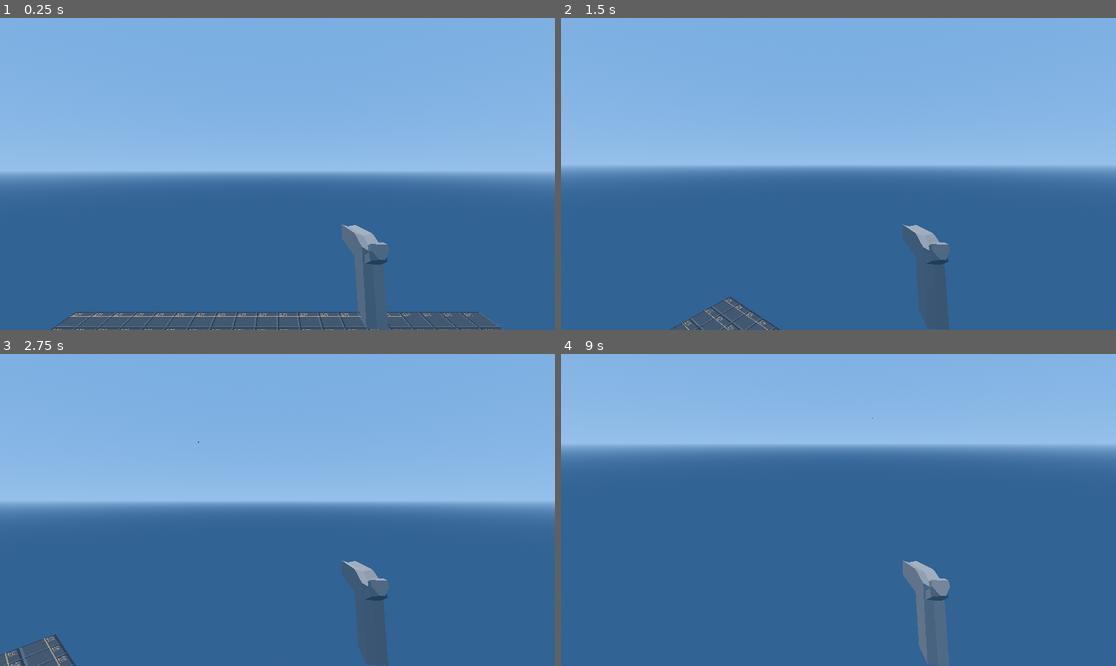
Above: before the commit, frames 1-4 (two rows, left to right).
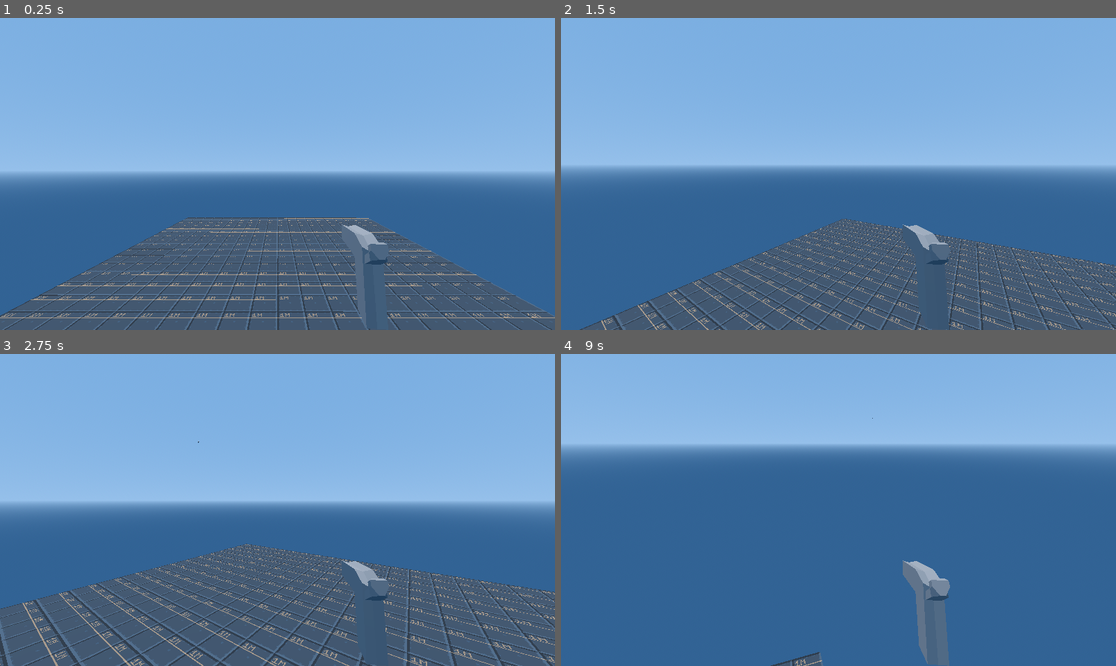
Above: after the commit, the same moments.

Repository: jashjhj/fp-shooter-game
Game: Godot game, scene res://maps/level_0.tscn
Two runs of this game, one before a commit and one after it. Both use one fixed random seed, a clock stepped at 60 frames per second and the inputs below.
Inputs (mouse positions are in pixels of both pictures, inside the frame that each line leads up to):
- Up to frame 1 (0.25 s): no input
- Up to frame 2 (1.5 s): tap Enter (ui_accept) at 0.5, 0.77 s; move the mouse to (866, 174) at 0.52 s; press the mouse at (866, 174) at 0.53 s; hold W (move_forward) from 0.53 s (still down); move the mouse to (810, 174) at 1.27 s; release the mouse at (810, 174) at 1.28 s; right-click (810, 174) at 1.35 s
- Up to frame 3 (2.75 s): tap Enter (ui_accept) at 1.52 s; move the mouse to (333, 441) at 2.02 s; release W (move_forward) at 2.03 s; press the mouse at (333, 441) at 2.03 s; hold D (move_right) from 2.03 s (still down)
- Up to frame 4 (9 s): move the mouse to (810, 572) at 2.77 s; release D (move_right) at 2.78 s; release the mouse at (810, 572) at 2.78 s; hold W (move_forward) 2.78-5.03 s; right-click (810, 572) at 2.85 s; tap Enter (ui_accept) at 3.02, 3.77, 4.25, 4.52, 5, 5.75, 6.02, 6.5, 6.77, 7.25, 7.52 s; move the mouse to (877, 513) at 3.52 s; press the mouse at (877, 513) at 3.53 s; move the mouse to (794, 506) at 4.27 s; release the mouse at (794, 506) at 4.28 s; right-click (794, 506) at 4.35 s; move the mouse to (866, 510) at 5.02 s; press the mouse at (866, 510) at 5.03 s; hold S (move_backward) 5.03-5.78 s; move the mouse to (755, 432) at 5.77 s; release the mouse at (755, 432) at 5.78 s; hold D (move_right) 5.78-6.53 s; right-click (755, 432) at 5.85 s; move the mouse to (866, 510) at 6.52 s; press the mouse at (866, 510) at 6.53 s; hold W (move_forward) 6.53-8.03 s; move the mouse to (810, 510) at 7.27 s; release the mouse at (810, 510) at 7.28 s; right-click (810, 510) at 7.35 s; move the mouse to (894, 441) at 8.02 s; press the mouse at (894, 441) at 8.03 s; hold S (move_backward) 8.03-8.78 s; move the mouse to (810, 572) at 8.77 s; release the mouse at (810, 572) at 8.78 s; hold A (move_left) from 8.78 s (still down); right-click (810, 572) at 8.85 s

The runs differ from the first frame. In frame 1, 20% of the frame differs, in the area x 0-100%, y 63-100%; in frame 2, 20%; in frame 3, 27%, in the area x 0-100%, y 60-100%; in frame 4, 0.2%.

Commit message:
Bullet collision + Decal placement fixed TODO: nearest-filtered decals using meshes.

Diff:
--- a/gameobjects/bullets/bullet.gd
+++ b/gameobjects/bullets/bullet.gd
@@ -34,8 +34,8 @@
 
 	draw_trail()
 
-	FORWARDS_RAY.look_at(velocity)
-	if((FORWARDS_RAY.get_collision_point() - global_position).length() < speed*delta): # Going to hit an object.
+	FORWARDS_RAY.look_at(global_position - velocity)
+	if((FORWARDS_RAY.get_collision_point() - global_position).length() < speed*delta * 2): # Going to hit an object.
 		hit_object()
 	else: # free room to travel forwards
 		position += velocity*delta;
@@ -62,6 +62,8 @@
 	var bullet_hole_inst = preload("res://gameobjects/bullets/hole/bullet_hole.tscn").instantiate()
 	get_tree().get_current_scene().add_child(bullet_hole_inst);
 	Globals.RUBBISH_COLLECTOR.add_rubbish(bullet_hole_inst);
-	bullet_hole_inst.global_position = global_position;
+	bullet_hole_inst.global_position = FORWARDS_RAY.get_collision_point();
+	bullet_hole_inst.look_at(Vector3.FORWARD, FORWARDS_RAY.get_collision_normal());
+
 
 	queue_free()
--- a/gameobjects/bullets/bullet.tscn
+++ b/gameobjects/bullets/bullet.tscn
@@ -19,9 +19,10 @@
 script = ExtResource("1_kh0gy")
 
 [node name="RayCast3D" type="RayCast3D" parent="."]
+target_position = Vector3(0, 0, 1)
 
 [node name="RayVisualiser" type="MeshInstance3D" parent="RayCast3D"]
-transform = Transform3D(1, 0, 0, 0, 1, 0, 0, 0, 1, 0, -1, 0)
+transform = Transform3D(1, 0, 0, 0, -4.37114e-08, 1, 0, -1, -4.37114e-08, 0, 0, 1)
 visible = false
 mesh = SubResource("CylinderMesh_kh0gy")
 
--- a/maps/level_0.tscn
+++ b/maps/level_0.tscn
@@ -41,6 +41,18 @@
 mesh = SubResource("BoxMesh_v0r8n")
 skeleton = NodePath("../..")
 
+[node name="Floor2" type="StaticBody3D" parent="."]
+transform = Transform3D(1, 0, 0, 0, 1, 0, 0, 0, 1, 0, 1.27541, -12.4941)
+
+[node name="CollisionShape3D" type="CollisionShape3D" parent="Floor2"]
+shape = SubResource("BoxShape3D_6po2o")
+
+[node name="MeshInstance3D" type="MeshInstance3D" parent="Floor2"]
+transform = Transform3D(1, 0.000380785, -0.000441232, -0.000380835, 1, -0.000111516, 0.000441189, 0.000111687, 1, 0, 0, 0)
+material_override = ExtResource("2_6po2o")
+mesh = SubResource("BoxMesh_v0r8n")
+skeleton = NodePath("../..")
+
 [node name="Environment" type="Node3D" parent="."]
 transform = Transform3D(1, 0, 0, 0, 1, 0, 0, 0, 1, 0, 8.7, 0)
 
